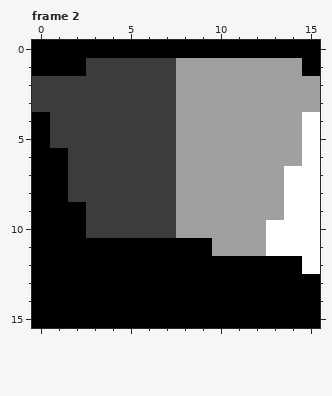
Pixel-art file -- art/sprite_tiles/broadsword_north_2.aseprite. Above: the version before the commit.
16x16 pixels, 4 frames. Shown: frame 2.
And afterwards:
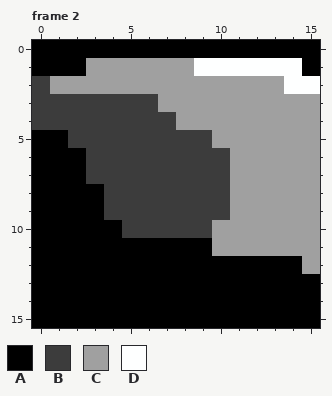
Palette (. is transparent): A #000000  B #3c3c3c  C #a0a0a0  D #feffff
Changes in this commit:
--- frame 2
@@ x 0..15 @@
  0 AAAAAAAAAAAAAAAA
- 1 AAABBBBBCCCCCCCA
- 2 BBBBBBBBCCCCCCCC
- 3 BBBBBBBBCCCCCCCC
- 4 ABBBBBBBCCCCCCCD
- 5 ABBBBBBBCCCCCCCD
- 6 AABBBBBBCCCCCCCD
- 7 AABBBBBBCCCCCCDD
- 8 AABBBBBBCCCCCCDD
- 9 AAABBBBBCCCCCCDD
-10 AAABBBBBCCCCCDDD
-11 AAAAAAAAAACCCDDD
-12 AAAAAAAAAAAAAAAD
+ 1 AAACCCCCCDDDDDDA
+ 2 BCCCCCCCCCCCCCDD
+ 3 BBBBBBBCCCCCCCCC
+ 4 BBBBBBBBCCCCCCCC
+ 5 AABBBBBBBBCCCCCC
+ 6 AAABBBBBBBBCCCCC
+ 7 AAABBBBBBBBCCCCC
+ 8 AAAABBBBBBBCCCCC
+ 9 AAAABBBBBBBCCCCC
+10 AAAAABBBBBCCCCCC
+11 AAAAAAAAAACCCCCC
+12 AAAAAAAAAAAAAAAC
 13 AAAAAAAAAAAAAAAA
Where, in picture pixels (left, top, right, bottom), the same in both pictures:
changed: (32, 58, 320, 274)
